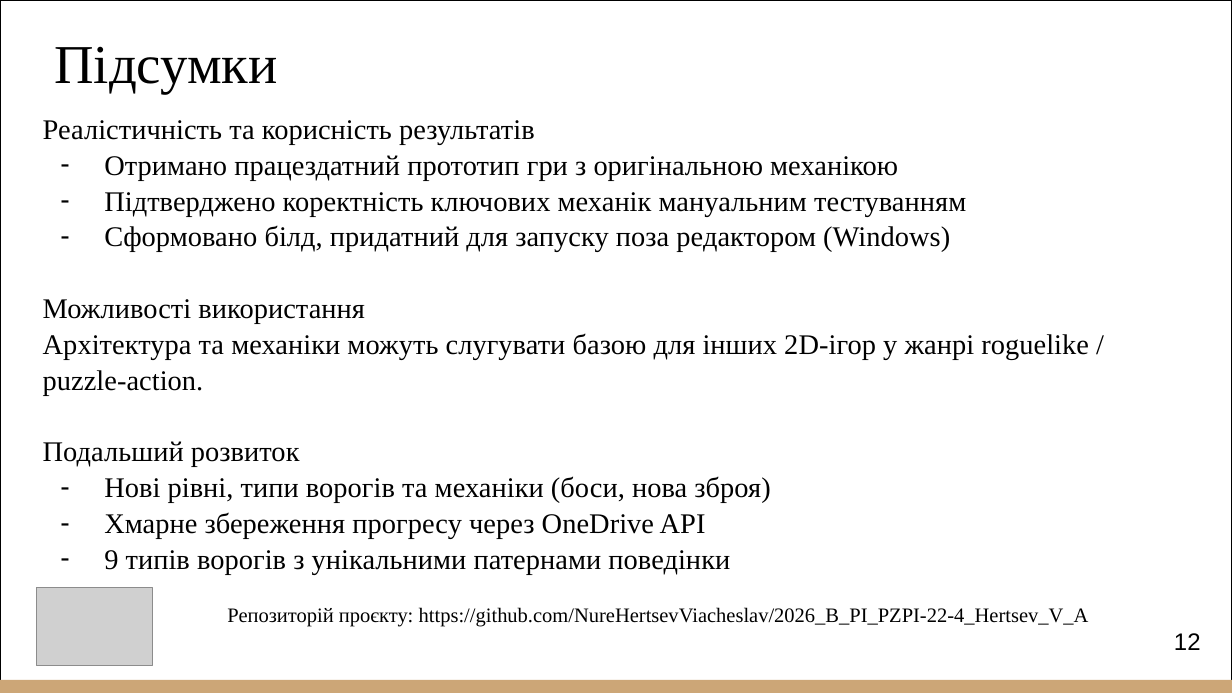
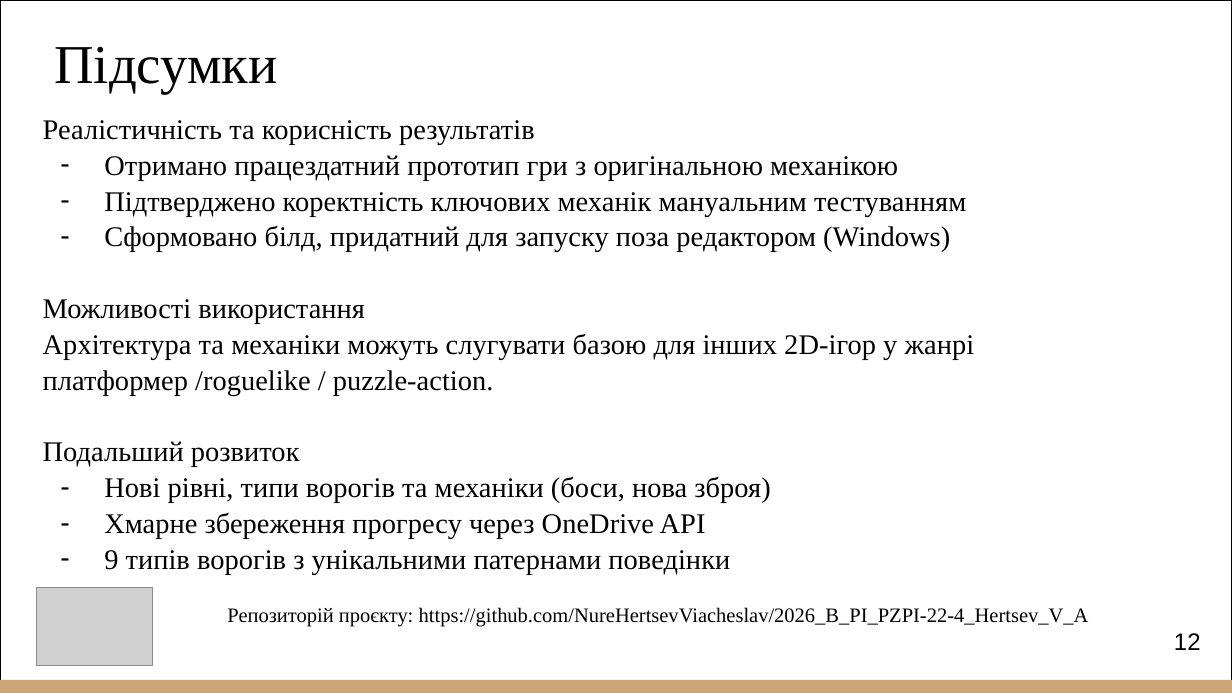
Before and after one commit to NureHertsevViacheslav/2026_B_PI_PZPI-22-4_Hertsev_V_A, a slide deck: slide 12 of 2026_Б_ПІ_ПЗПІ-22-4_Герцев_В_А.pptx. Drawn at 1232x693 pixels with LibreOffice and Linux fonts; fonts in the diff are those of the drawing; grey boxes stand for pictures. Boxes give left, top, right and bottom in pixels: in the first picture for what was removed or moved away, otherwise in the second. Text is boxed around its words. In the diff, an @@ line names an element or a change of style, - is before the commit and + after.

```diff
--- a/2026_Б_ПІ_ПЗПІ-22-4_Герцев_В_А.pptx
+++ b/2026_Б_ПІ_ПЗПІ-22-4_Герцев_В_А.pptx
@@ text at [43,333,975,395]: text changed @@
-  Архітектура та механіки можуть слугувати базою для інших 2D-ігор у жанрі roguelike / puzzle-action.
+  Архітектура та механіки можуть слугувати базою для інших 2D-ігор у жанрі платформер /roguelike / puzzle-action.
```
Also in this commit, not shown: 4 other slides changed.
